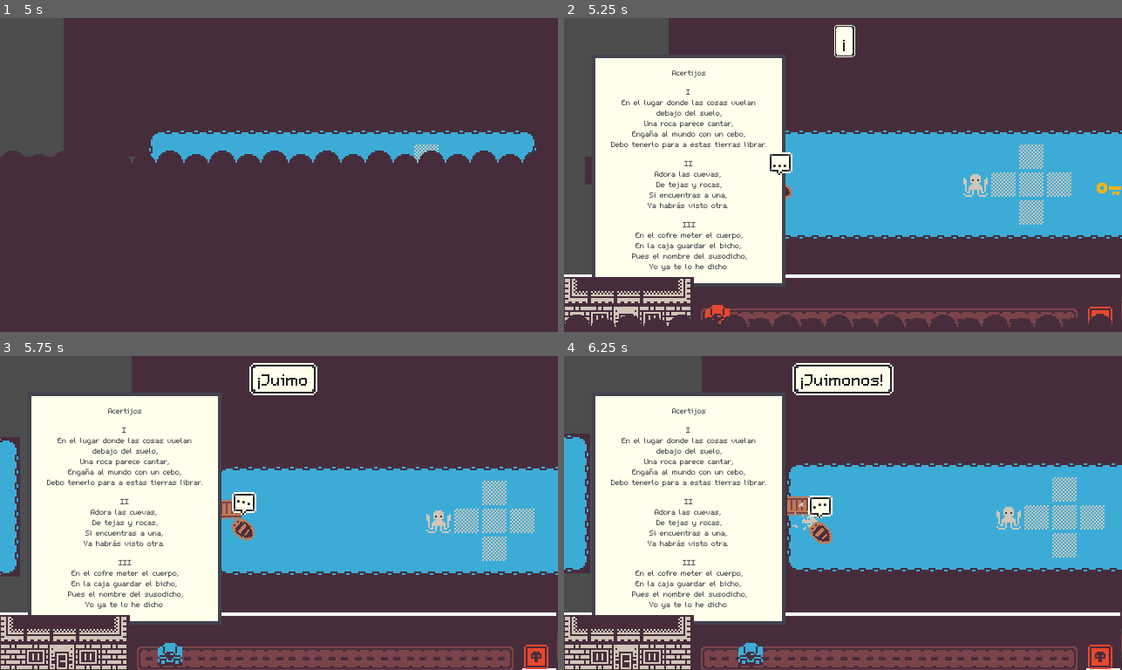
Above: before the commit, frames 1-4 (two rows, left to right).
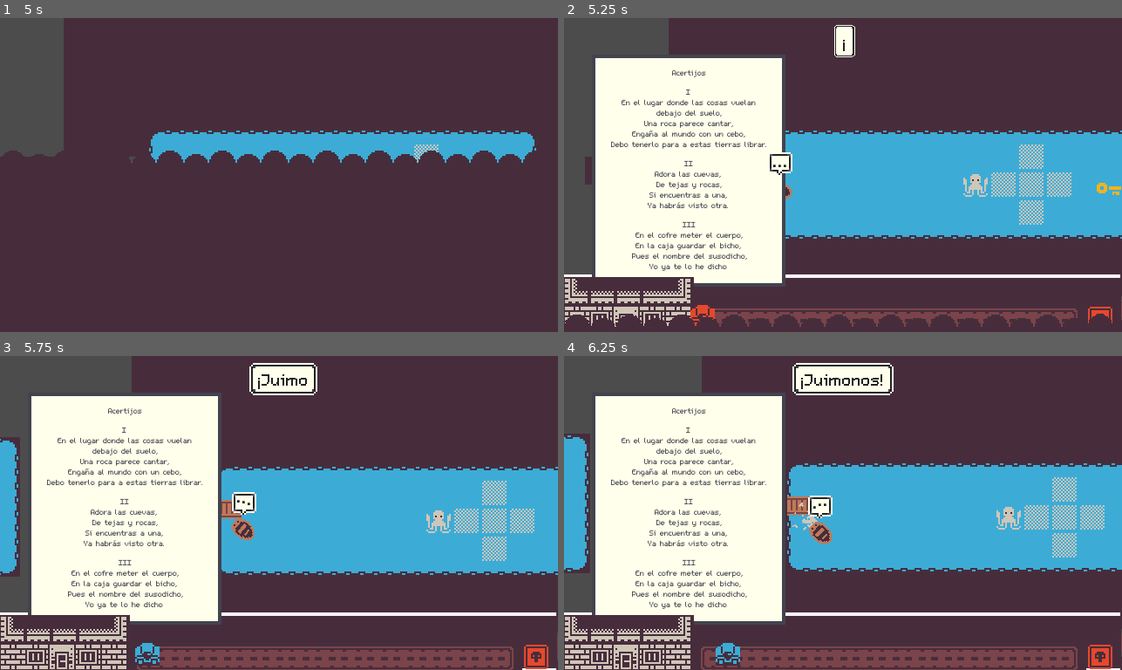
Above: after the commit, the same moments.

Repository: Perro-Viejo/miz-jam-1
Game: Godot game, scene res://src/Game/Game.tscn
Same seed, same stepped clock (60 frames per second), same inputs: the game is played once before the commit and once after it. Sound files missing from this copy of the repository are replaced by a short silence.
Inputs:
- Up to frame 1 (5 s): click "Nuevo juego" at 0.5 s; click "Nuevo juego" at 1.25 s; click "Créditos" at 2 s; click "Opciones" at 2.75 s; tap Enter (ui_accept) at 3.5, 3.77, 4.52 s; hold D (Right) 3.53-4.28 s; tap X (Drop) at 3.6 s; hold S (Down) from 4.28 s (still down); tap Z (Grab) at 4.35 s
- Up to frame 2 (5.25 s): release S (Down) at 5.03 s; hold D (Right) from 5.03 s (still down); hold J (Journal) from 5.03 s (still down)
- Up to frame 3 (5.75 s): keep holding D (Right); keep holding J (Journal)
- Up to frame 4 (6.25 s): release D (Right) at 5.78 s; release J (Journal) at 5.78 s; hold W (Up) from 5.78 s (still down); tap X (Drop) at 5.85 s; tap Enter (ui_accept) at 6.02 s

Frame 1 is identical in both runs. In frame 2, 0.2% of the frame differs, in the area x 22-30%, y 91-99%; in frame 3, 0.5%; in frame 4, 0.5%, in the area x 27-36%, y 91-99%.

Commit message:
Added pickables and names, Audio for timer UI

Diff:
--- a/game/src/Audio/AudioManager.tscn
+++ b/game/src/Audio/AudioManager.tscn
@@ -27,8 +27,12 @@
 [ext_resource path="res://assets/audio/mx_win.ogg" type="AudioStream" id=25]
 [ext_resource path="res://assets/audio/sfx_boat_explode_01.ogg" type="AudioStream" id=26]
 [ext_resource path="res://assets/audio/sfx_boat_explode_02.ogg" type="AudioStream" id=27]
+[ext_resource path="res://assets/audio/ui_number_01.ogg" type="AudioStream" id=28]
 [ext_resource path="res://assets/audio/ui_number_03.ogg" type="AudioStream" id=29]
-[ext_resource path="res://assets/audio/ui_number_01.ogg" type="AudioStream" id=28]
+[ext_resource path="res://assets/audio/ui_scope.ogg" type="AudioStream" id=30]
+[ext_resource path="res://assets/audio/ui_kill_alert.ogg" type="AudioStream" id=31]
+[ext_resource path="res://assets/audio/ui_car_start.ogg" type="AudioStream" id=32]
+[ext_resource path="res://assets/audio/ui_car_loop.ogg" type="AudioStream" id=33]
 
 [node name="AudioManager" type="Node2D"]
 script = ExtResource( 1 )
@@ -162,6 +166,8 @@
 
 [node name="Win" type="AudioStreamPlayer" parent="UI"]
 stream = ExtResource( 12 )
+volume_db = -6.0
+pitch_scale = 1.2
 
 [node name="Alert_Gen" type="Node2D" parent="UI"]
 script = ExtResource( 15 )
@@ -194,3 +200,19 @@
 [node name="ui_button_menu_03" type="AudioStreamPlayer" parent="UI/Button"]
 stream = ExtResource( 23 )
 pitch_scale = 5.0
+
+[node name="Kill_Alert" type="AudioStreamPlayer" parent="UI"]
+stream = ExtResource( 31 )
+
+[node name="Scope" type="AudioStreamPlayer" parent="UI"]
+stream = ExtResource( 30 )
+
+[node name="Car_Start" type="AudioStreamPlayer" parent="UI"]
+stream = ExtResource( 32 )
+volume_db = -20.0
+pitch_scale = 1.3
+
+[node name="Car_Loop" type="AudioStreamPlayer" parent="UI"]
+stream = ExtResource( 33 )
+volume_db = -20.0
+pitch_scale = 1.3
--- a/game/src/Characters/Player/Player.tscn
+++ b/game/src/Characters/Player/Player.tscn
@@ -722,4 +722,4 @@
 
 [node name="Inventory" type="Node" parent="."]
 script = ExtResource( 5 )
-max_size = 3
+max_size = 20
--- a/game/src/GUI/HUD/Timer/CopTimer.gd
+++ b/game/src/GUI/HUD/Timer/CopTimer.gd
@@ -25,11 +25,17 @@
 		$StartPoint.global_position.x,
 		$EndPoint.global_position.x,
 		timer_seconds)
+	_ready()
+	Event.emit_signal("play_requested", "UI", "Car_Start")
+	yield(get_tree().create_timer(.7), 'timeout')
+	Event.emit_signal("play_requested", "UI", "Car_Loop")
 	_tween.start()
-	_ready()
+
 
 
 func timeout(obj, key):
+	Event.emit_signal("play_requested", "UI", "Kill_Alert")
+	Event.emit_signal("stop_requested", "UI", "Car_Loop")
 	Event.emit_signal("target_deployed", $EndPoint)
 
 
--- a/game/src/Inventory/Inventory.gd
+++ b/game/src/Inventory/Inventory.gd
@@ -15,7 +15,6 @@
 		_current_size += item.size
 		on_item_added(item)
 		return true
-
 	return false
 
 func add_to_inventory(item) -> bool:
--- a/game/src/Inventory/Item.gd
+++ b/game/src/Inventory/Item.gd
@@ -4,7 +4,7 @@
 const ITEM_TYPE = "Item"
 
 export(int) var size = 0
-export(String) var item_name = ""
+export(String) var item_name = "key"
 #Averiguar sobre grupos y esos visajes
 export(String) var category = "default"
 
@@ -26,6 +26,7 @@
 	pass
 
 func _ready():
+	item_name = get_parent().selected_item
 	var _sprite = Sprite.new()
 	_sprite.texture = load("res://assets/images/world/%s.png" % item_name)
 	add_child(_sprite)
--- a/game/src/Levels/ImportantAreas/TreasureArea.gd
+++ b/game/src/Levels/ImportantAreas/TreasureArea.gd
@@ -1,9 +1,9 @@
 extends Area2D
 
+export(String, "key", "meat", "cheese", "guarapo", "tequimon", "map") var selected_item
 
 func ready():
 	connect('body_entered', self, '_on_body_entered')
-
 
 func _on_body_entered(body: Node) -> void:
 	if body.name != 'Player':
--- a/game/src/Levels/ImportantAreas/TreasureArea.tscn
+++ b/game/src/Levels/ImportantAreas/TreasureArea.tscn
@@ -16,5 +16,4 @@
 [node name="Treasure" type="Node" parent="."]
 script = ExtResource( 2 )
 size = 2
-item_name = "key"
 [connection signal="body_entered" from="." to="." method="_on_body_entered"]
--- a/game/src/Levels/Level1.tscn
+++ b/game/src/Levels/Level1.tscn
@@ -20,6 +20,7 @@
 
 [node name="TreasureArea" parent="." instance=ExtResource( 7 )]
 position = Vector2( 252.901, 97.9827 )
+selected_item = "key"
 
 [node name="StartArea" parent="." instance=ExtResource( 8 )]
 position = Vector2( 64, 96 )
@@ -38,10 +39,8 @@
 [node name="Kraken" parent="Enemies" instance=ExtResource( 4 )]
 position = Vector2( 176, 96 )
 sprite = ExtResource( 3 )
-time_to_catch = 3
 time_to_change = 4
 looking_direction = 1
 looking_pattern = 1
-inverse_looking_pattern = false
 
 [node name="Target" parent="." instance=ExtResource( 5 )]
--- a/game/src/Levels/Level2.tscn
+++ b/game/src/Levels/Level2.tscn
@@ -19,6 +19,7 @@
 
 [node name="TreasureArea" parent="." instance=ExtResource( 7 )]
 position = Vector2( 64, -32 )
+selected_item = "key"
 
 [node name="StartArea" parent="." instance=ExtResource( 8 )]
 position = Vector2( 272, 112 )
--- a/game/src/Objects/Target.gd
+++ b/game/src/Objects/Target.gd
@@ -14,6 +14,7 @@
 	if Data.get_data(Data.LEVEL_FINISHED):
 		started = false
 		visible = false
+		Event.emit_signal("stop_requested", "UI", "Scope")
 	if started:
 		var player_direction = (player.global_position - global_position).normalized()
 		global_position += player_direction * speed
@@ -27,6 +28,7 @@
 				shot = true
 
 func _on_target_deployed(start_position):
+	Event.emit_signal("play_requested", "UI", "Scope")
 	visible = true
 	started = true
 	global_position = Utils.get_screen_coords_for(start_position)
@@ -35,3 +37,4 @@
 func _on_Timer_timeout():
 	print("player dieeee")
 	Event.emit_signal("player_killed")
+	Event.emit_signal("stop_requested", "UI", "Scope")
--- a/game/src/Objects/Target.tscn
+++ b/game/src/Objects/Target.tscn
@@ -2,6 +2,10 @@
 
 [ext_resource path="res://assets/images/gui/project.png" type="Texture" id=1]
 [ext_resource path="res://src/Objects/Target.gd" type="Script" id=2]
+
+[sub_resource type="AtlasTexture" id=1]
+atlas = ExtResource( 1 )
+region = Rect2( 48, 32, 16, 16 )
 
 [sub_resource type="AtlasTexture" id=2]
 atlas = ExtResource( 1 )
@@ -19,20 +23,16 @@
 atlas = ExtResource( 1 )
 region = Rect2( 96, 32, 16, 16 )
 
-[sub_resource type="AtlasTexture" id=1]
-atlas = ExtResource( 1 )
-region = Rect2( 48, 32, 16, 16 )
-
 [sub_resource type="SpriteFrames" id=6]
 animations = [ {
+"frames": [ SubResource( 1 ) ],
+"loop": true,
+"name": "Idle",
+"speed": 5.0
+}, {
 "frames": [ SubResource( 2 ), SubResource( 3 ), SubResource( 4 ), SubResource( 5 ) ],
 "loop": true,
 "name": "AtakitakiRumba",
-"speed": 5.0
-}, {
-"frames": [ SubResource( 1 ) ],
-"loop": true,
-"name": "Idle",
 "speed": 5.0
 } ]
 
@@ -43,7 +43,7 @@
 [node name="AnimatedSprite" type="AnimatedSprite" parent="."]
 frames = SubResource( 6 )
 animation = "AtakitakiRumba"
-frame = 1
+frame = 2
 playing = true
 
 [node name="Timer" type="Timer" parent="."]
Not shown, added: game/assets/audio/ui_car_loop.ogg.import
Not shown, added: game/assets/audio/ui_car_start.ogg.import
Not shown, added: game/assets/audio/ui_kill_alert.ogg.import
Not shown, added: game/assets/audio/ui_scope.ogg.import
Not shown: 1 places in game/src/Audio/AudioManager.tscn that only renumber resources
Not shown, added: game/assets/audio/ui_car_loop.ogg
Not shown, added: game/assets/audio/ui_car_start.ogg
Not shown, added: game/assets/audio/ui_kill_alert.ogg
Not shown, added: game/assets/audio/ui_scope.ogg
